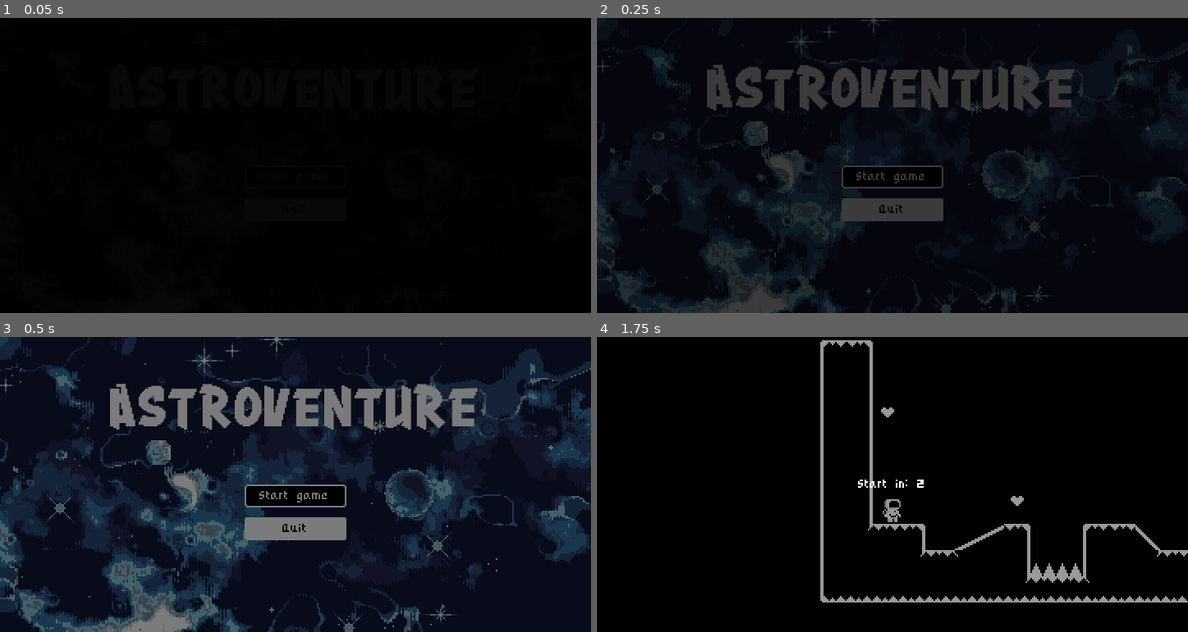
Above: before the commit, frames 1-4 (two rows, left to right).
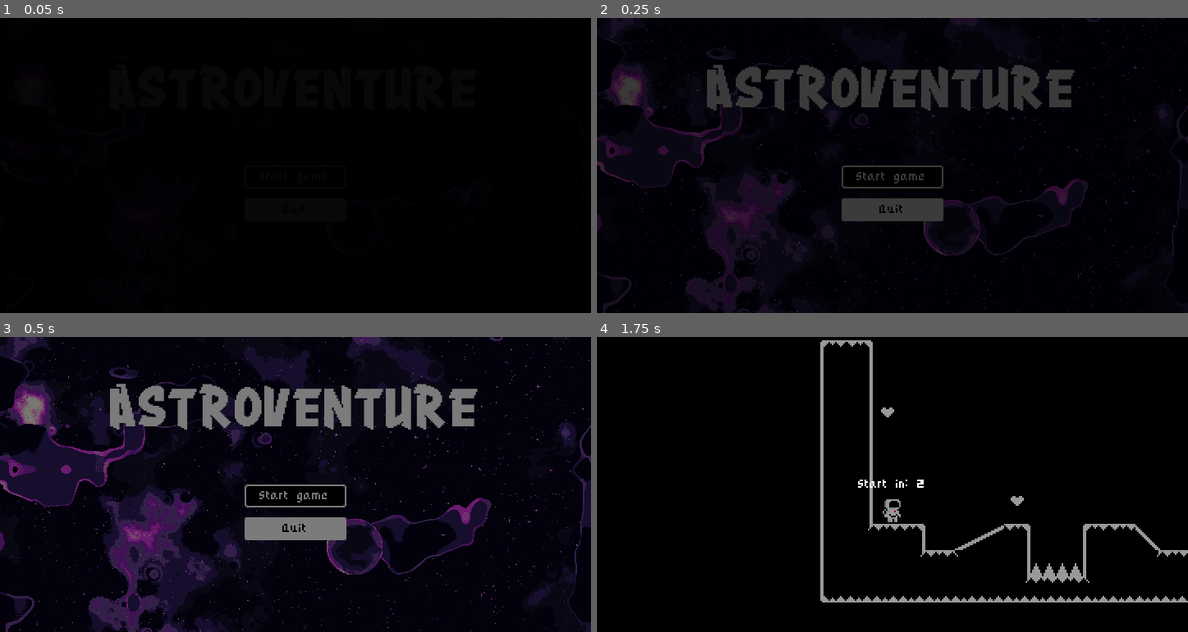
Above: after the commit, the same moments.

Repository: BenjaminZrakic/Astroventure
Game: Godot game, scene res://Scenes/Screens/main_menu.tscn
Same seed, same stepped clock (60 frames per second), same inputs: the game is played once before the commit and once after it.
Inputs:
- Up to frame 1 (0.05 s): no input
- Up to frame 2 (0.25 s): no input
- Up to frame 3 (0.5 s): no input
- Up to frame 4 (1.75 s): click "Start game" at 0.5 s; tap Enter (ui_accept) at 1.25, 1.52 s; hold Right (ui_right) from 1.28 s (still down)

The runs differ from the first frame. In frame 2, 14% of the frame differs, in the area x 0-100%, y 0-100%; in frame 3, 35%; in frame 4, nothing differs.

Commit message:
Dodano još par verzija backgrounda

Diff:
--- a/Scenes/Screens/main_menu.tscn
+++ b/Scenes/Screens/main_menu.tscn
@@ -2,7 +2,7 @@
 
 [ext_resource type="Script" path="res://Scenes/Screens/main_menu.gd" id="1_4lr2w"]
 [ext_resource type="Theme" uid="uid://dejvr5rqllmfx" path="res://Aesthethics/button.tres" id="2_ct3br"]
-[ext_resource type="Texture2D" uid="uid://dyyfvxhmumchb" path="res://Assets/Main Menu background/Space Background (5).png" id="3_s45pb"]
+[ext_resource type="Texture2D" uid="uid://dcoyclq8dtwjm" path="res://Assets/Main Menu background/Space Background (11).png" id="3_61u4g"]
 [ext_resource type="FontFile" uid="uid://y40yurqaewrq" path="res://Crang.ttf" id="4_a4oju"]
 
 [sub_resource type="LabelSettings" id="LabelSettings_y4tm3"]
@@ -19,9 +19,14 @@
 theme = ExtResource("2_ct3br")
 script = ExtResource("1_4lr2w")
 
-[node name="Background" type="TextureRect" parent="."]
-layout_mode = 2
-texture = ExtResource("3_s45pb")
+[node name="CanvasLayer" type="CanvasLayer" parent="."]
+layer = -3
+
+[node name="Background" type="TextureRect" parent="CanvasLayer"]
+offset_right = 360.0
+offset_bottom = 180.0
+texture = ExtResource("3_61u4g")
+expand_mode = 5
 
 [node name="VBoxContainer2" type="VBoxContainer" parent="."]
 layout_mode = 2
Not shown, changed: Assets/Main Menu background/Space Background (1).png.import
Binary file added: Assets/Main Menu background/Space Background (10).png
Not shown, changed: Assets/Main Menu background/Space Background (10).png.import
Binary file added: Assets/Main Menu background/Space Background (11).png
Not shown, added: Assets/Main Menu background/Space Background (11).png.import
Binary file added: Assets/Main Menu background/Space Background (12).png
Not shown, added: Assets/Main Menu background/Space Background (12).png.import
Binary file added: Assets/Main Menu background/Space Background (13).png
Not shown, added: Assets/Main Menu background/Space Background (13).png.import
Not shown, changed: Assets/Main Menu background/Space Background (2).png.import
Not shown, changed: Assets/Main Menu background/Space Background (4).png.import
Not shown, changed: Assets/Main Menu background/Space Background (5).png.import
(and 3 more such lines)
